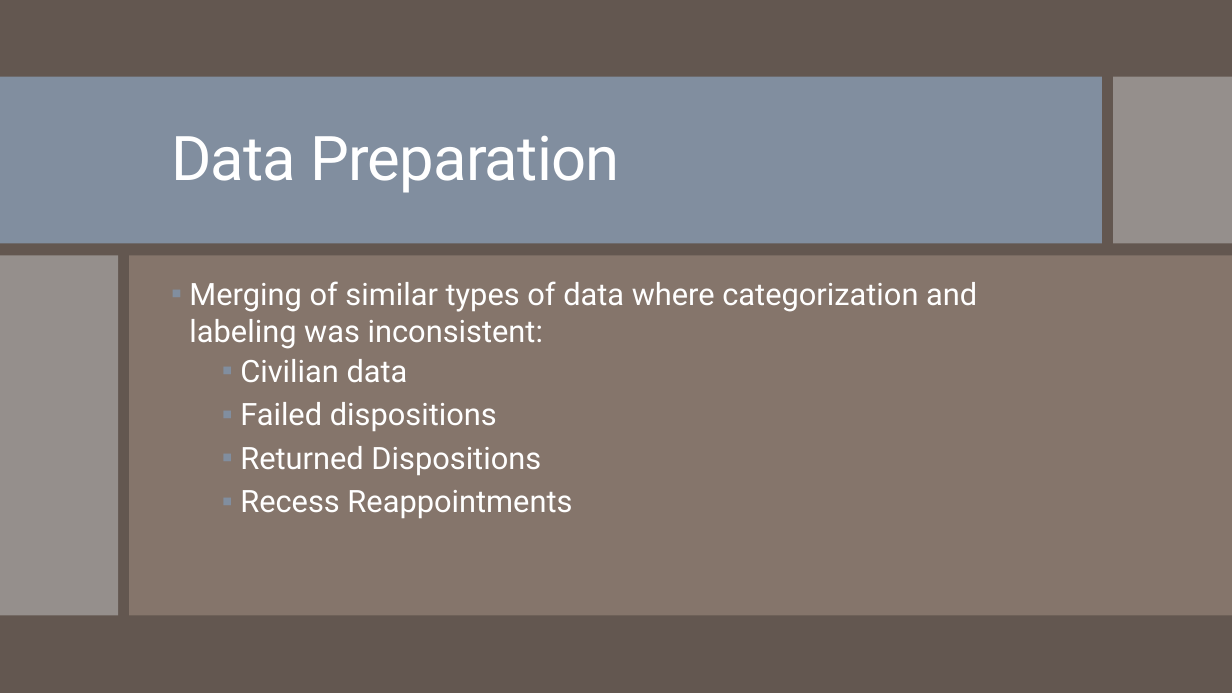
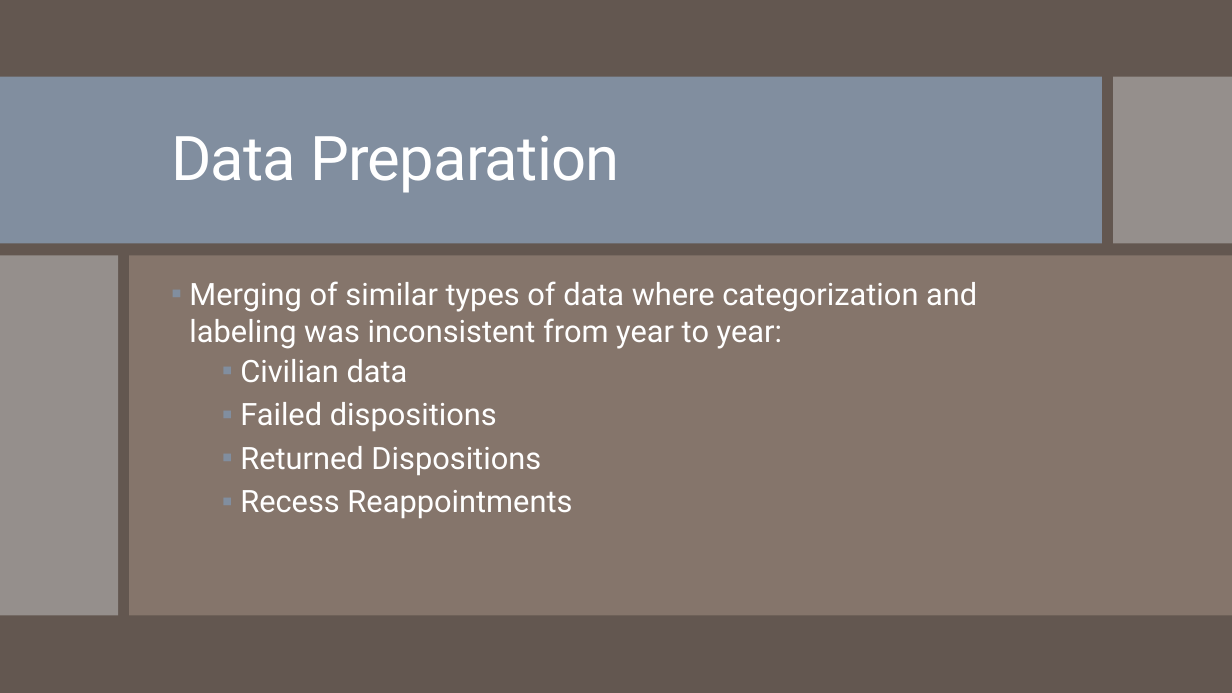
Before and after one commit to tamimcm416/congressional_data_scrape, a slide deck: slide 15 of Data Scrape and Validation Presentation.pptx. Drawn at 1232x693 pixels with LibreOffice and Linux fonts; fonts in the diff are those of the drawing. Boxes give left, top, right and bottom in pixels: in the first picture for what was removed or moved away, otherwise in the second. Text is boxed around its words. In the diff, an @@ line names an element or a change of style, - is before the commit and + after.

```diff
--- a/Data Scrape and Validation Presentation.pptx
+++ b/Data Scrape and Validation Presentation.pptx
@@ text at box(189, 281, 977, 349): text changed @@
-▪ Merging of similar types of data where categorization and labeling was inconsistent:
+▪ Merging of similar types of data where categorization and labeling was inconsistent from year to year:
```
Also in this commit, not shown: 3 other slides changed.
